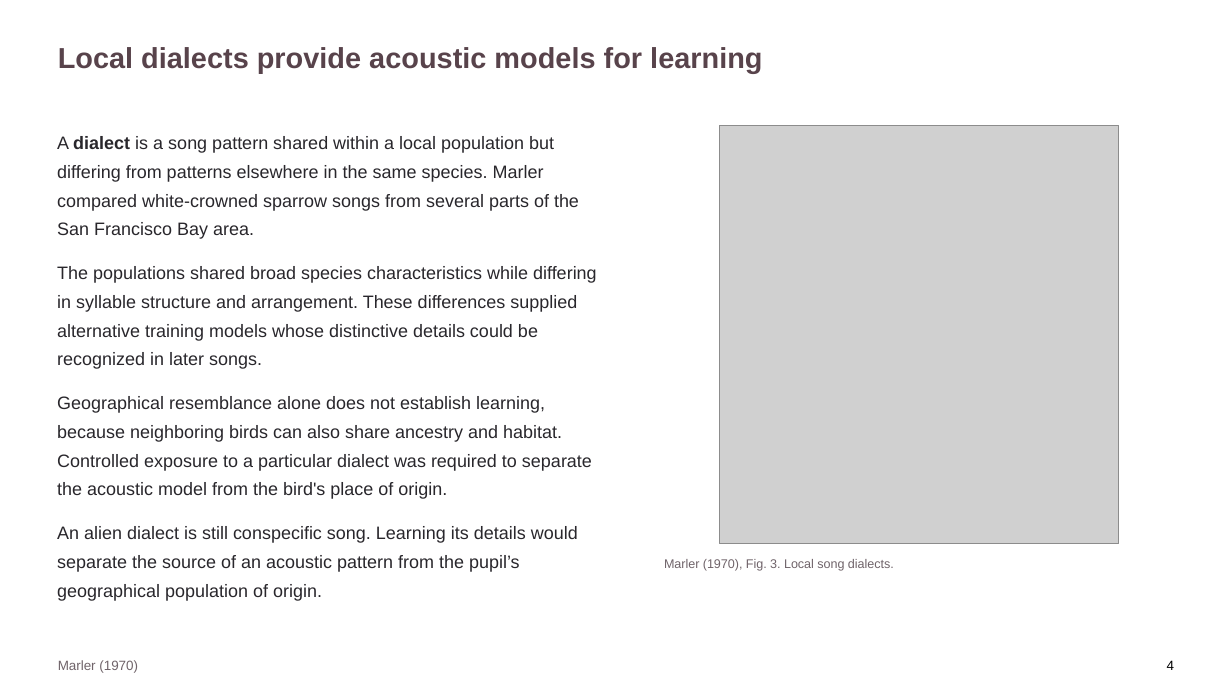
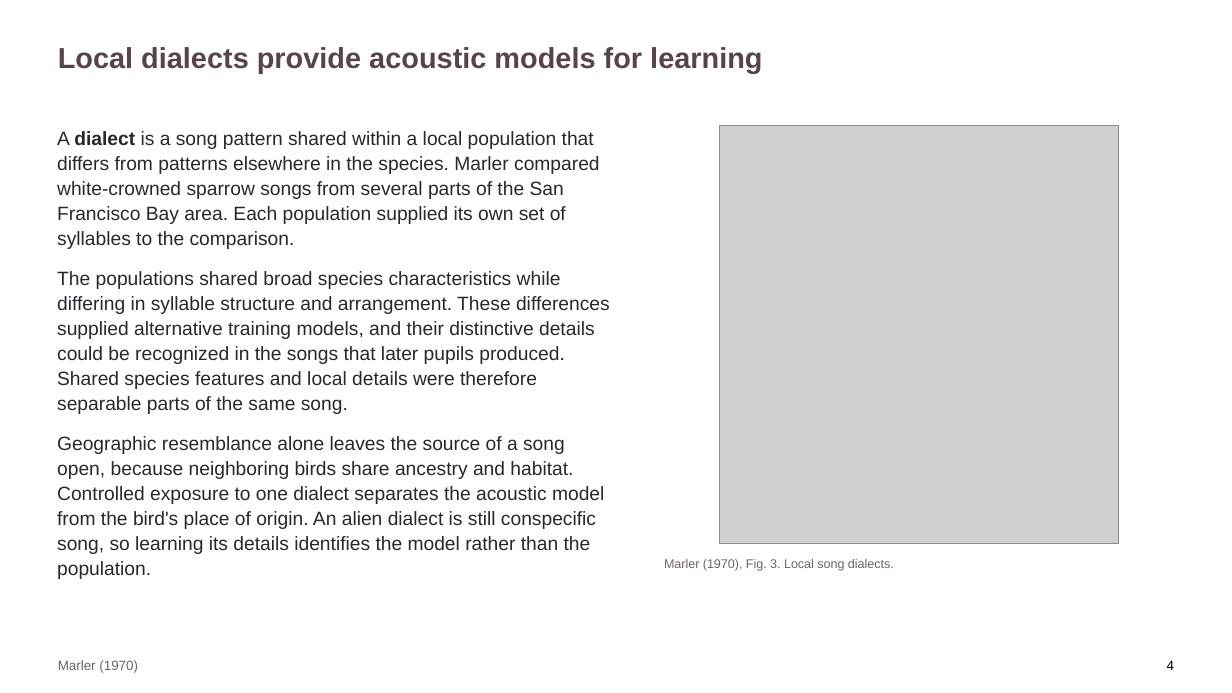
Before and after one commit to jordanxxlopez/NEUROETHOLOGY, a slide deck: slide 5 of scaffolded/Neuroethology_Lecture33_FA2026_SCAFFOLDED.pptx. Drawn at 1232x693 pixels with LibreOffice and Linux fonts; fonts in the diff are those of the drawing; grey boxes stand for pictures. Boxes give left, top, right and bottom in pixels: in the first picture for what was removed or moved away, otherwise in the second. Text is boxed around its words. In the diff, an @@ line names an element or a change of style, - is before the commit and + after.

```diff
--- a/scaffolded/Neuroethology_Lecture33_FA2026_SCAFFOLDED.pptx
+++ b/scaffolded/Neuroethology_Lecture33_FA2026_SCAFFOLDED.pptx
@@ text at (57,131,610,579): text changed; size 14 to 15 pt @@
-A dialect is a song pattern shared within a local population but differing from patterns elsewhere in the same species. Marler compared white-crowned sparrow songs from several parts of the San Francisco Bay area.
-The populations shared broad species characteristics while differing in syllable structure and arrangement. These differences supplied alternative training models whose distinctive details could be recognized in later songs.
-Geographical resemblance alone does not establish learning, because neighboring birds can also share ancestry and habitat. Controlled exposure to a particular dialect was required to separate the acoustic model from the bird's place of origin.
-An alien dialect is still conspecific song. Learning its details would separate the source of an acoustic pattern from the pupil’s geographical population of origin.
+A dialect is a song pattern shared within a local population that differs from patterns elsewhere in the species. Marler compared white-crowned sparrow songs from several parts of the San Francisco Bay area. Each population supplied its own set of syllables to the comparison.
+The populations shared broad species characteristics while differing in syllable structure and arrangement. These differences supplied alternative training models, and their distinctive details could be recognized in the songs that later pupils produced. Shared species features and local details were therefore separable parts of the same song.
+Geographic resemblance alone leaves the source of a song open, because neighboring birds share ancestry and habitat. Controlled exposure to one dialect separates the acoustic model from the bird's place of origin. An alien dialect is still conspecific song, so learning its details identifies the model rather than the population.
```
Also in this commit, not shown: 57 other slides changed, 12 other files.
